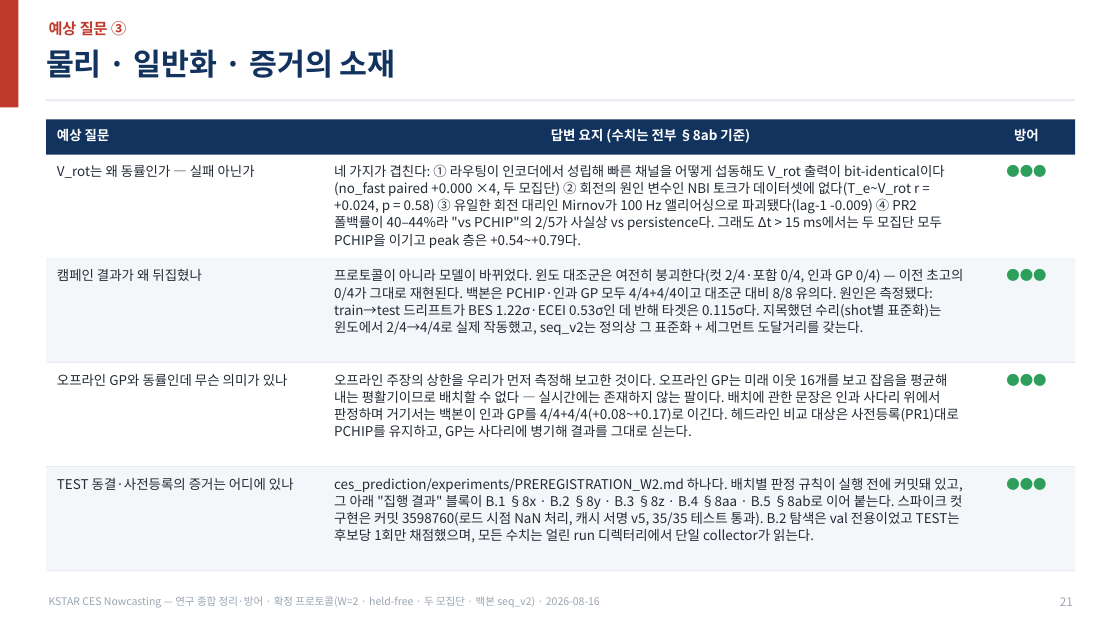
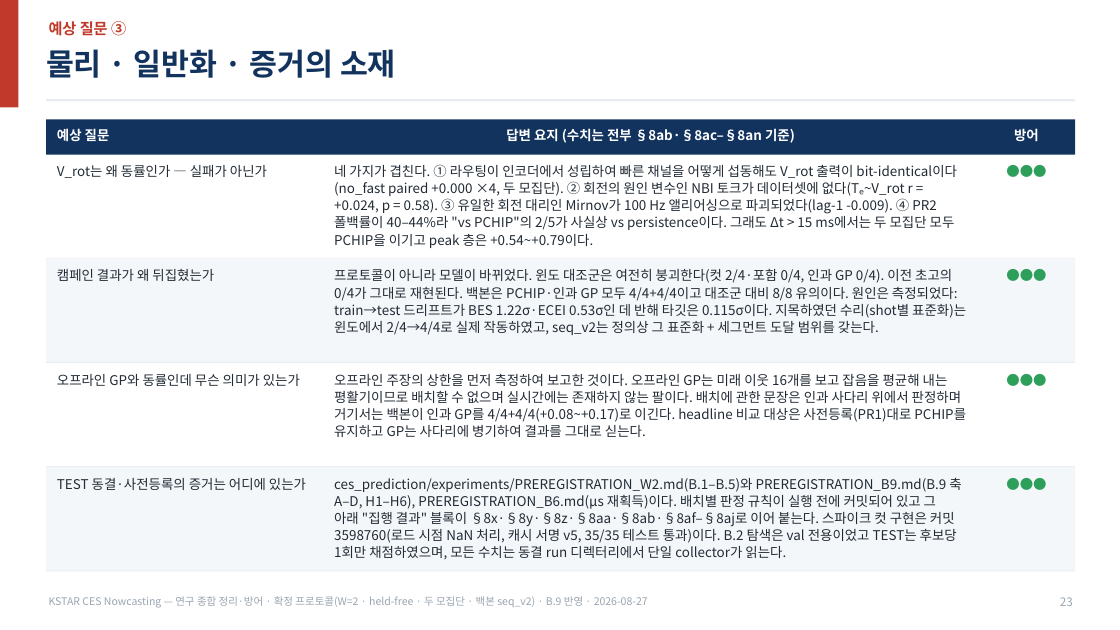
Before and after one commit to iseungsang01/ml-intern-revision, a slide deck: slide 23 of docs/presentation/KSTAR_CES_종합방어.pptx (slide 21 before the commit). Drawn at 1120x630 pixels with LibreOffice and Linux fonts; fonts in the diff are those of the drawing. Boxes give left, top, right and bottom in pixels: in the first picture for what was removed or moved away, otherwise in the second. Text is boxed around its words. In the diff, an @@ line names an element or a change of style, - is before the commit and + after.

```diff
--- a/docs/presentation/KSTAR_CES_종합방어.pptx
+++ b/docs/presentation/KSTAR_CES_종합방어.pptx
@@ text at (x1=506, y1=128, x2=795, y2=143): text changed @@
-답변 요지 (수치는 전부 §8ab 기준)
+답변 요지 (수치는 전부 §8ab·§8ac–§8an 기준)
@@ text at (x1=57, y1=165, x2=267, y2=178): text changed @@
-V_rot는 왜 동률인가 — 실패 아닌가
+V_rot는 왜 동률인가 — 실패가 아닌가
@@ text at (x1=334, y1=164, x2=957, y2=248): text changed @@
-네 가지가 겹친다: ① 라우팅이 인코더에서 성립해 빠른 채널을 어떻게 섭동해도 V_rot 출력이 bit-identical이다(no_fast paired +0.000 ×4, 두 모집단) ② 회전의 원인 변수인 NBI 토크가 데이터셋에 없다(T_e~V_rot r = +0.024, p = 0.58) ③ 유일한 회전 대리인 Mirnov가 100 Hz 앨리어싱으로 파괴됐다(lag-1 -0.009) ④ PR2 폴백률이 40–44%라 "vs PCHIP"의 2/5가 사실상 vs persistence다. 그래도 Δt > 15 ms에서는 두 모집단 모두 PCHIP을 이기고 peak 층은 +0.54~+0.79다.
+네 가지가 겹친다. ① 라우팅이 인코더에서 성립하여 빠른 채널을 어떻게 섭동해도 V_rot 출력이 bit-identical이다(no_fast paired +0.000 ×4, 두 모집단). ② 회전의 원인 변수인 NBI 토크가 데이터셋에 없다(Tₑ~V_rot r = +0.024, p = 0.58). ③ 유일한 회전 대리인 Mirnov가 100 Hz 앨리어싱으로 파괴되었다(lag-1 -0.009). ④ PR2 폴백률이 40–44%라 "vs PCHIP"의 2/5가 사실상 vs persistence이다. 그래도 Δt > 15 ms에서는 두 모집단 모두 PCHIP을 이기고 peak 층은 +0.54~+0.79이다.
@@ text at (x1=57, y1=269, x2=214, y2=281): text changed @@
-캠페인 결과가 왜 뒤집혔나
+캠페인 결과가 왜 뒤집혔는가
@@ text at (x1=334, y1=269, x2=966, y2=335): text changed @@
-프로토콜이 아니라 모델이 바뀌었다. 윈도 대조군은 여전히 붕괴한다(컷 2/4·포함 0/4, 인과 GP 0/4) — 이전 초고의 0/4가 그대로 재현된다. 백본은 PCHIP·인과 GP 모두 4/4+4/4이고 대조군 대비 8/8 유의다. 원인은 측정됐다: train→test 드리프트가 BES 1.22σ·ECEI 0.53σ인 데 반해 타겟은 0.115σ다. 지목했던 수리(shot별 표준화)는 윈도에서 2/4→4/4로 실제 작동했고, seq_v2는 정의상 그 표준화 + 세그먼트 도달거리를 갖는다.
+프로토콜이 아니라 모델이 바뀌었다. 윈도 대조군은 여전히 붕괴한다(컷 2/4·포함 0/4, 인과 GP 0/4). 이전 초고의 0/4가 그대로 재현된다. 백본은 PCHIP·인과 GP 모두 4/4+4/4이고 대조군 대비 8/8 유의이다. 원인은 측정되었다: train→test 드리프트가 BES 1.22σ·ECEI 0.53σ인 데 반해 타깃은 0.115σ이다. 지목하였던 수리(shot별 표준화)는 윈도에서 2/4→4/4로 실제 작동하였고, seq_v2는 정의상 그 표준화 + 세그먼트 도달 범위를 갖는다.
@@ text at (x1=57, y1=374, x2=300, y2=386): text changed @@
-오프라인 GP와 동률인데 무슨 의미가 있나
+오프라인 GP와 동률인데 무슨 의미가 있는가
@@ text at (x1=334, y1=374, x2=966, y2=437): text changed @@
-오프라인 주장의 상한을 우리가 먼저 측정해 보고한 것이다. 오프라인 GP는 미래 이웃 16개를 보고 잡음을 평균해 내는 평활기이므로 배치할 수 없다 — 실시간에는 존재하지 않는 팔이다. 배치에 관한 문장은 인과 사다리 위에서 판정하며 거기서는 백본이 인과 GP를 4/4+4/4(+0.08~+0.17)로 이긴다. 헤드라인 비교 대상은 사전등록(PR1)대로 PCHIP를 유지하고, GP는 사다리에 병기해 결과를 그대로 싣는다.
+오프라인 주장의 상한을 먼저 측정하여 보고한 것이다. 오프라인 GP는 미래 이웃 16개를 보고 잡음을 평균해 내는 평활기이므로 배치할 수 없으며 실시간에는 존재하지 않는 팔이다. 배치에 관한 문장은 인과 사다리 위에서 판정하며 거기서는 백본이 인과 GP를 4/4+4/4(+0.08~+0.17)로 이긴다. headline 비교 대상은 사전등록(PR1)대로 PCHIP를 유지하고 GP는 사다리에 병기하여 결과를 그대로 싣는다.
@@ text at (x1=57, y1=478, x2=306, y2=490): text changed @@
-TEST 동결·사전등록의 증거는 어디에 있나
+TEST 동결·사전등록의 증거는 어디에 있는가
@@ text at (x1=334, y1=478, x2=961, y2=560): text changed @@
-ces_prediction/experiments/PREREGISTRATION_W2.md 하나다. 배치별 판정 규칙이 실행 전에 커밋돼 있고, 그 아래 "집행 결과" 블록이 B.1 §8x · B.2 §8y · B.3 §8z · B.4 §8aa · B.5 §8ab로 이어 붙는다. 스파이크 컷 구현은 커밋 3598760(로드 시점 NaN 처리, 캐시 서명 v5, 35/35 테스트 통과). B.2 탐색은 val 전용이었고 TEST는 후보당 1회만 채점했으며, 모든 수치는 얼린 run 디렉터리에서 단일 collector가 읽는다.
+ces_prediction/experiments/PREREGISTRATION_W2.md(B.1–B.5)와 PREREGISTRATION_B9.md(B.9 축 A–D, H1–H6), PREREGISTRATION_B6.md(μs 재획득)이다. 배치별 판정 규칙이 실행 전에 커밋되어 있고 그 아래 "집행 결과" 블록이 §8x·§8y·§8z·§8aa·§8ab·§8af–§8aj로 이어 붙는다. 스파이크 컷 구현은 커밋 3598760(로드 시점 NaN 처리, 캐시 서명 v5, 35/35 테스트 통과)이다. B.2 탐색은 val 전용이었고 TEST는 후보당 1회만 채점하였으며, 모든 수치는 동결 run 디렉터리에서 단일 collector가 읽는다.
@@ text at (x1=49, y1=596, x2=648, y2=608): text changed @@
-KSTAR CES Nowcasting — 연구 종합 정리·방어 · 확정 프로토콜(W=2 · held-free · 두 모집단 · 백본 seq_v2) · 2026-08-16
+KSTAR CES Nowcasting — 연구 종합 정리·방어 · 확정 프로토콜(W=2 · held-free · 두 모집단 · 백본 seq_v2) · B.9 반영 · 2026-08-27
@@ text at (x1=1060, y1=597, x2=1073, y2=606): text changed @@
-21
+23
```
Also in this commit, not shown: 21 other slides changed, 3 slides added, 4 other files.
